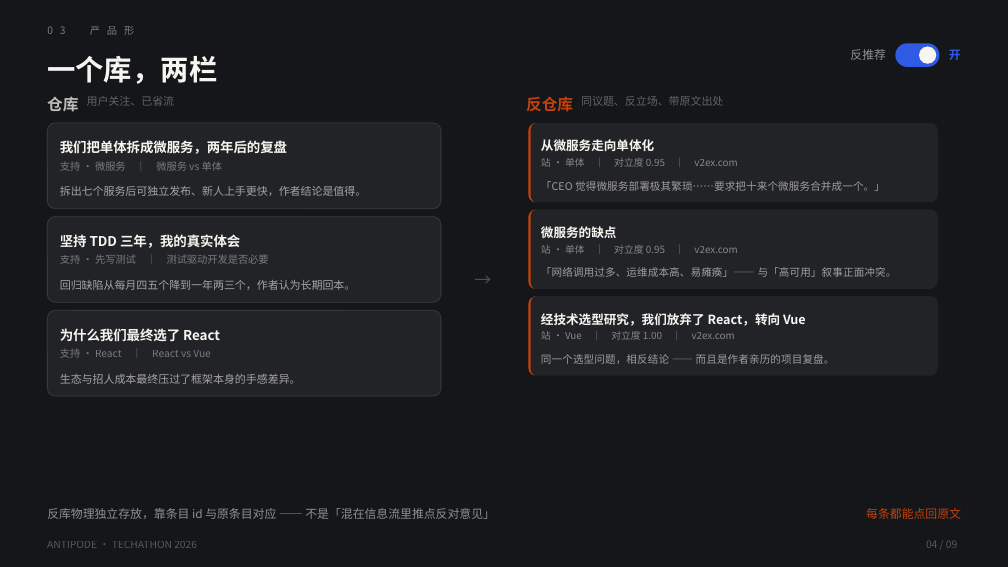
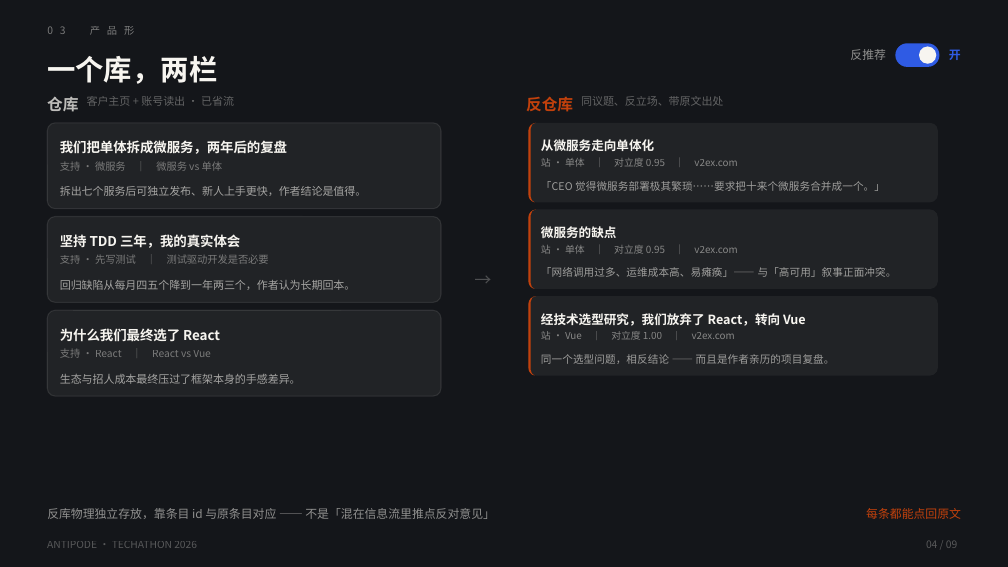
Before and after one commit to Techathon2026/antipode, a slide deck: slide 4 of first/deck/对跖点路演/对跖点路演.pptx. Drawn at 1008x567 pixels with LibreOffice and Linux fonts; fonts in the diff are those of the drawing. Boxes give left, top, right and bottom in pixels: in the first picture for what was removed or moved away, otherwise in the second. Text is boxed around its words. In the diff, an @@ line names an element or a change of style, - is before the commit and + after.

Commit message:
docs(deck): 第 4 页体现新入口，讲稿补"我们为什么不用密码登录"
需求变了（客户给一个网址 + 账号），PPT 和讲稿必须跟上，否则评委不知道这块是我们做的。

- slides/04.slide：左栏副标题「用户关注、已省流」→「客户主页 + 账号读出 · 已省流」
  （不加页：9 页 5 分钟已经紧，改一处副标题信息就到位）
- 讲稿 04 段：补"左边这些文章不是凭空来的 —— 客户给一个主页网址和账号，
  我们登进去读出来、判立场、写省流"
- 讲稿 FAQ 从 3 条扩到 4 条，新增「客户把账号密码交给你们，安全吗？」
  标准答法：不收密码，三种认证，密码不入库不落盘不打日志
- 提交材料 3.1/3.2 补采集功能与模块，第 7 节补两条已知局限

```diff
--- a/first/deck/对跖点路演/对跖点路演.pptx
+++ b/first/deck/对跖点路演/对跖点路演.pptx
@@ text at box(87, 96, 234, 106): text changed @@
-用户关注、已省流
+客户主页 + 账号读出 · 已省流
```
Also in this commit, not shown: 3 other files.
